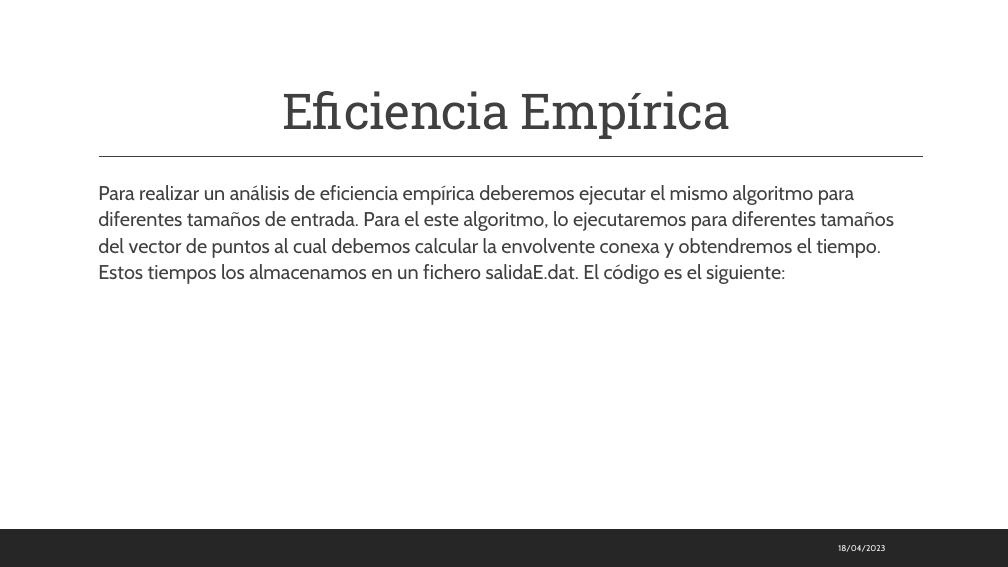
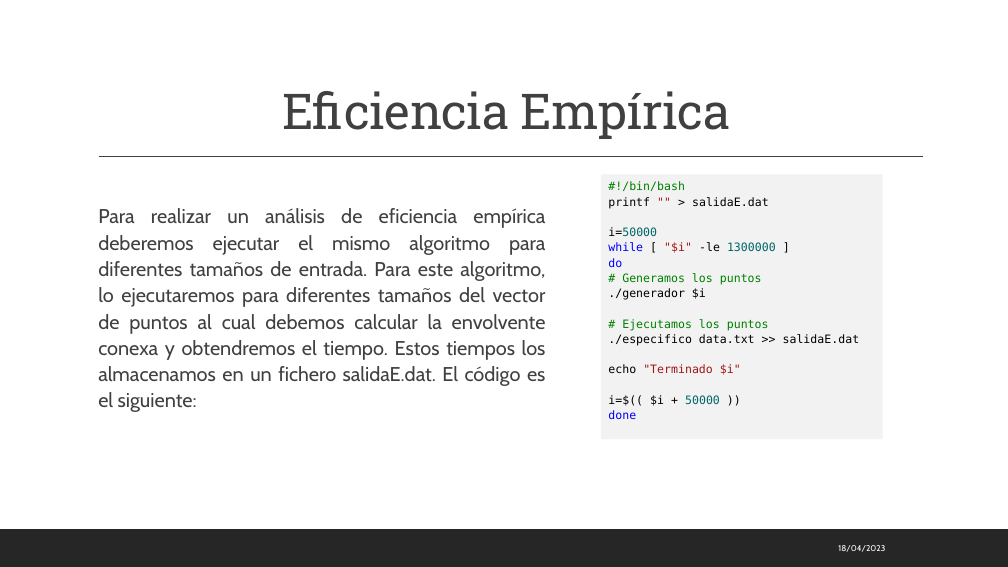
Before and after one commit to MarioLndz/Practica2DyV, a slide deck: slide 16 of PresentaciónPráctica2.pptx (slide 15 before the commit). Drawn at 1008x567 pixels with LibreOffice and Linux fonts; fonts in the diff are those of the drawing. Boxes give left, top, right and bottom in pixels: in the first picture for what was removed or moved away, otherwise in the second. Text is boxed around its words. In the diff, an @@ line names an element or a change of style, - is before the commit and + after.

```diff
--- a/PresentaciónPráctica2.pptx
+++ b/PresentaciónPráctica2.pptx
@@ text "Para realizar un análisis de ..." at [98,208,546,412]: vertical alignment top to middle @@
@@ rectangle added at [601,175,883,439], fill #F2F2F2, 11 pt, text #000000 @@
+  #!/bin/bash
+  printf "" > salidaE.dat
+  i=50000
+  while [ "$i" -le 1300000 ]
+  do
+  # Generamos los puntos
+  ./generador $i
+  # Ejecutamos los puntos
+  ./especifico data.txt >> salidaE.dat
+  echo "Terminado $i"
+  i=$(( $i + 50000 ))
+  done
@@ text at [98,208,546,412]: text changed @@
-  Para realizar un análisis de eficiencia empírica deberemos ejecutar el mismo algoritmo para diferentes tamaños de entrada. Para el este algoritmo, lo ejecutaremos para diferentes tamaños del vector de puntos al cual debemos calcular la envolvente conexa y obtendremos el tiempo. Estos tiempos los almacenamos en un fichero salidaE.dat. El código es el siguiente:
+  Para realizar un análisis de eficiencia empírica deberemos ejecutar el mismo algoritmo para diferentes tamaños de entrada. Para este algoritmo, lo ejecutaremos para diferentes tamaños del vector de puntos al cual debemos calcular la envolvente conexa y obtendremos el tiempo. Estos tiempos los almacenamos en un fichero salidaE.dat. El código es el siguiente:
```
Also in this commit, not shown: 8 other slides changed, 1 slide added, 4 slides removed.
